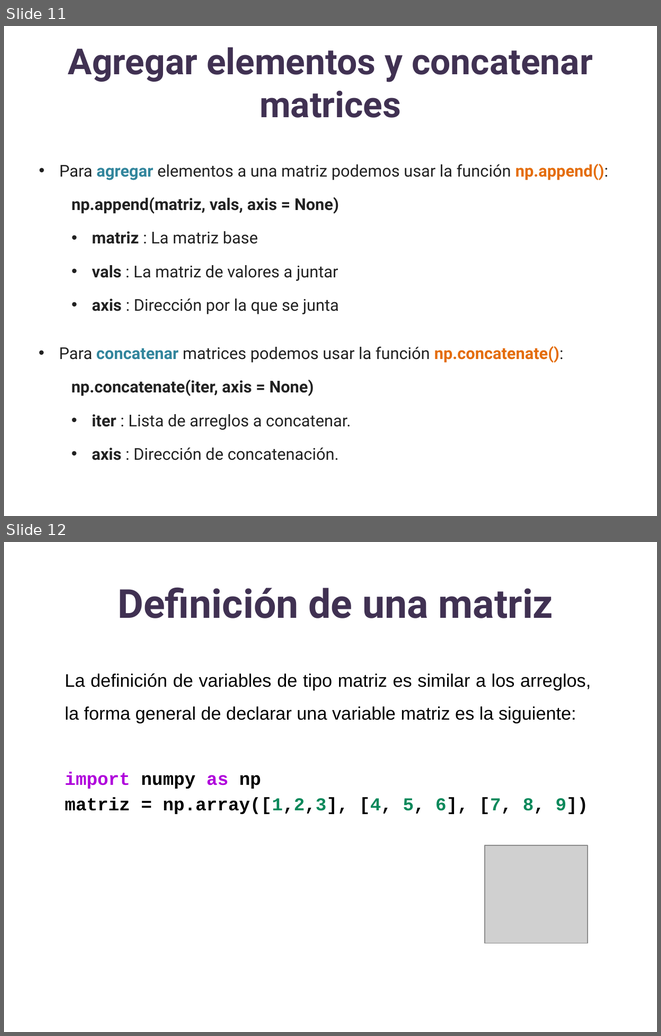
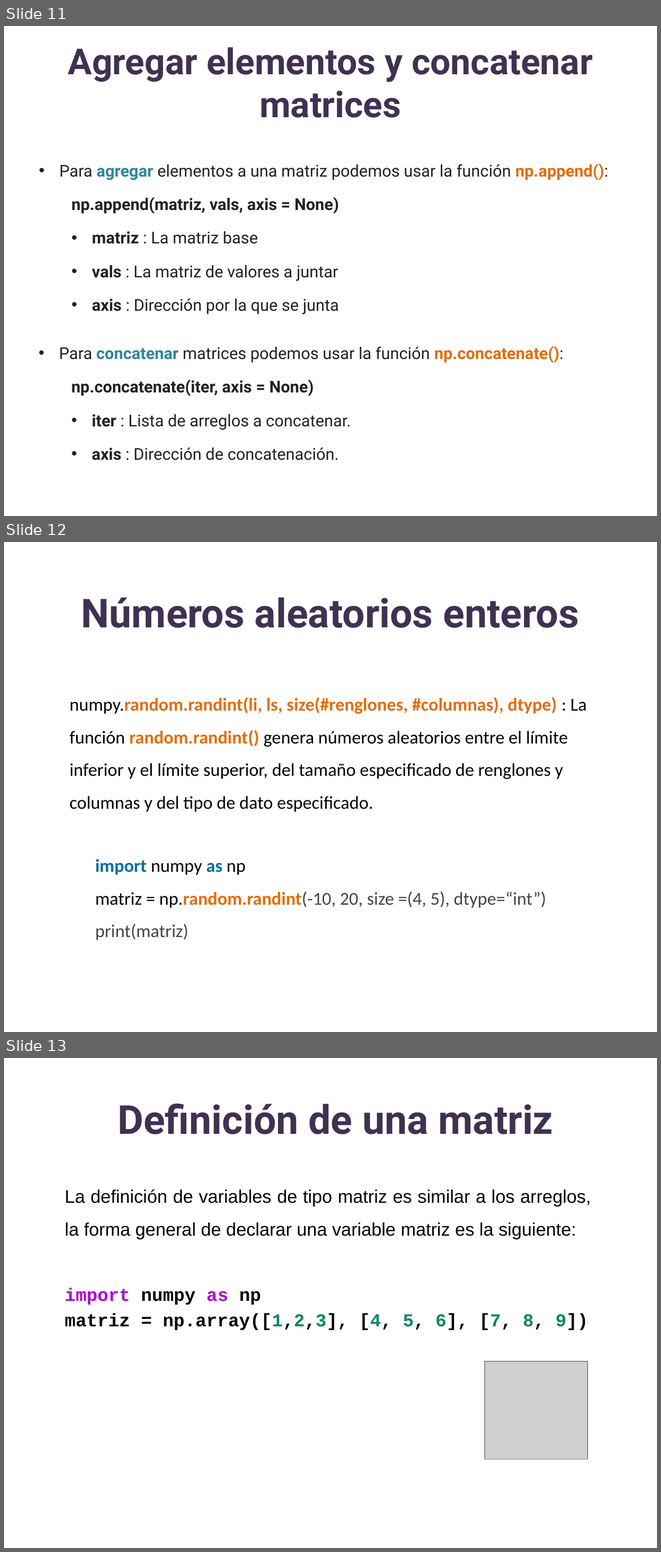
Before and after one commit to lizetheP/Analitica, a slide deck: CalendarioAgo2022/presentaciones/21_Matrices.pptx. Shown one above the other, each under a label of ours: slides 11 and 12 before the commit, slides 11, 12 and 13 after it. The pictures are 661x1036 and 661x1552 pixels, drawn with LibreOffice and Linux fonts; fonts in the diff are those of the drawing; grey boxes stand for pictures. Boxes give left, top, right and bottom in pixels: in the first picture for what was removed or moved away, otherwise in the second. Text is boxed around its words. In the diff, an @@ line names an element or a change of style, - is before the commit and + after.

```diff
--- a/CalendarioAgo2022/presentaciones/21_Matrices.pptx
+++ b/CalendarioAgo2022/presentaciones/21_Matrices.pptx
@@ slide 12 added at (4,542,657,1032), background #FFFFFF @@
@@ title added at (81,597,579,628), 44 pt, text #403152, bold @@
+Números aleatorios enteros
@@ text added at (70,697,587,812), 20 pt, text #000000 @@
+numpy.random.randint(li, ls, size(#renglones, #columnas), dtype) : La función random.randint() genera números aleatorios entre el límite inferior y el límite superior, del tamaño especificado de renglones y columnas y del tipo de dato especificado.
@@ text added at (95,859,546,940), 20 pt, text #444444 @@
+import numpy as np
+matriz = np.random.randint(-10, 20, size =(4, 5), dtype=“int”)
+print(matriz)
@@ what was slide 12 is now slide 13 @@
```
Also in this commit, not shown: 5 slides changed, 2 other files.
